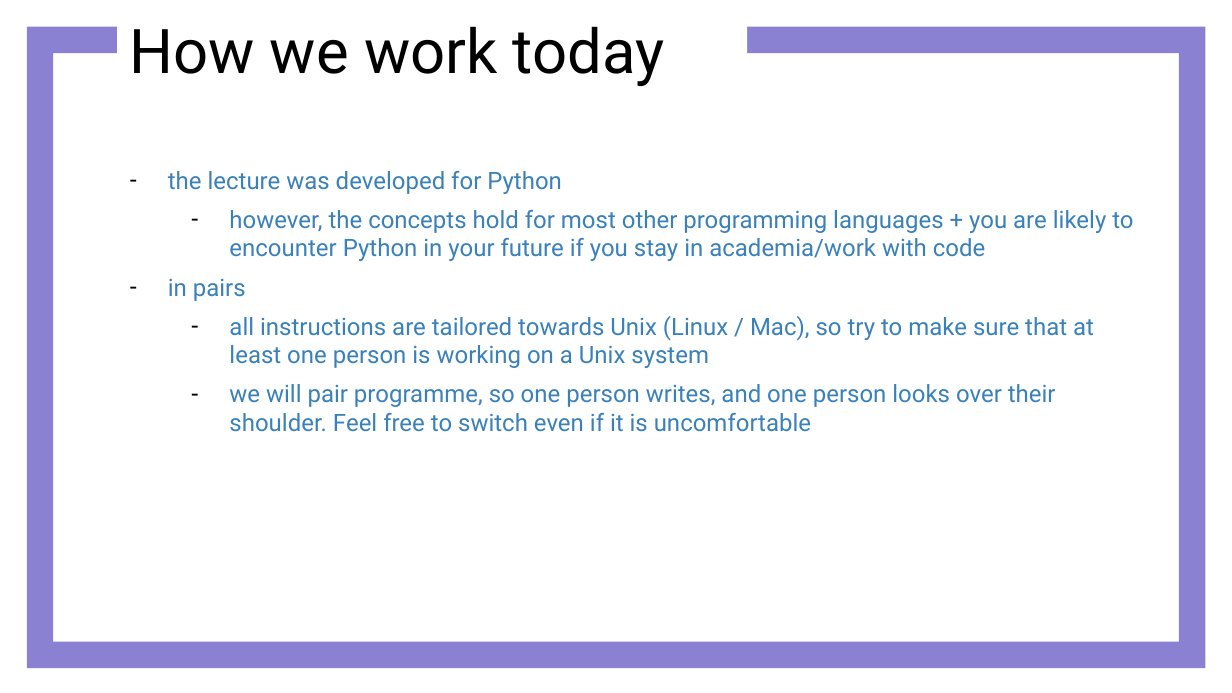
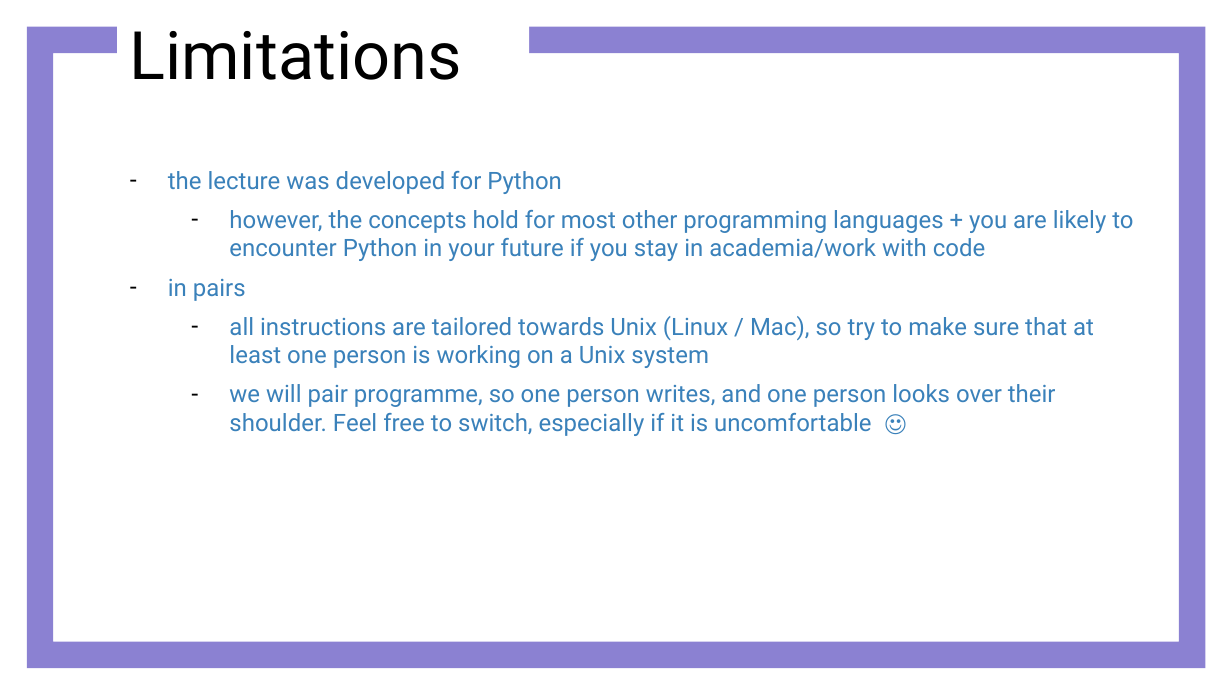
Before and after one commit to otizonaizit/TAM-retreat, a slide deck: slide 4 of ODD/materials/part0_intro.pptx. Drawn at 1232x693 pixels with LibreOffice and Linux fonts; fonts in the diff are those of the drawing. Boxes give left, top, right and bottom in pixels: in the first picture for what was removed or moved away, otherwise in the second. Text is boxed around its words. In the diff, an @@ line names an element or a change of style, - is before the commit and + after.

```diff
--- a/ODD/materials/part0_intro.pptx
+++ b/ODD/materials/part0_intro.pptx
@@ text at bbox=[129, 31, 461, 80]: text changed; size 36 to 39 pt @@
-How we work today
+Limitations
@@ text at bbox=[229, 384, 1056, 436]: text changed @@
-  – we will pair programme, so one person writes, and one person looks over their shoulder. Feel free to switch even if it is uncomfortable
+  – we will pair programme, so one person writes, and one person looks over their shoulder. Feel free to switch, especially if it is uncomfortable ☺
```
Also in this commit, not shown: 4 other files.
